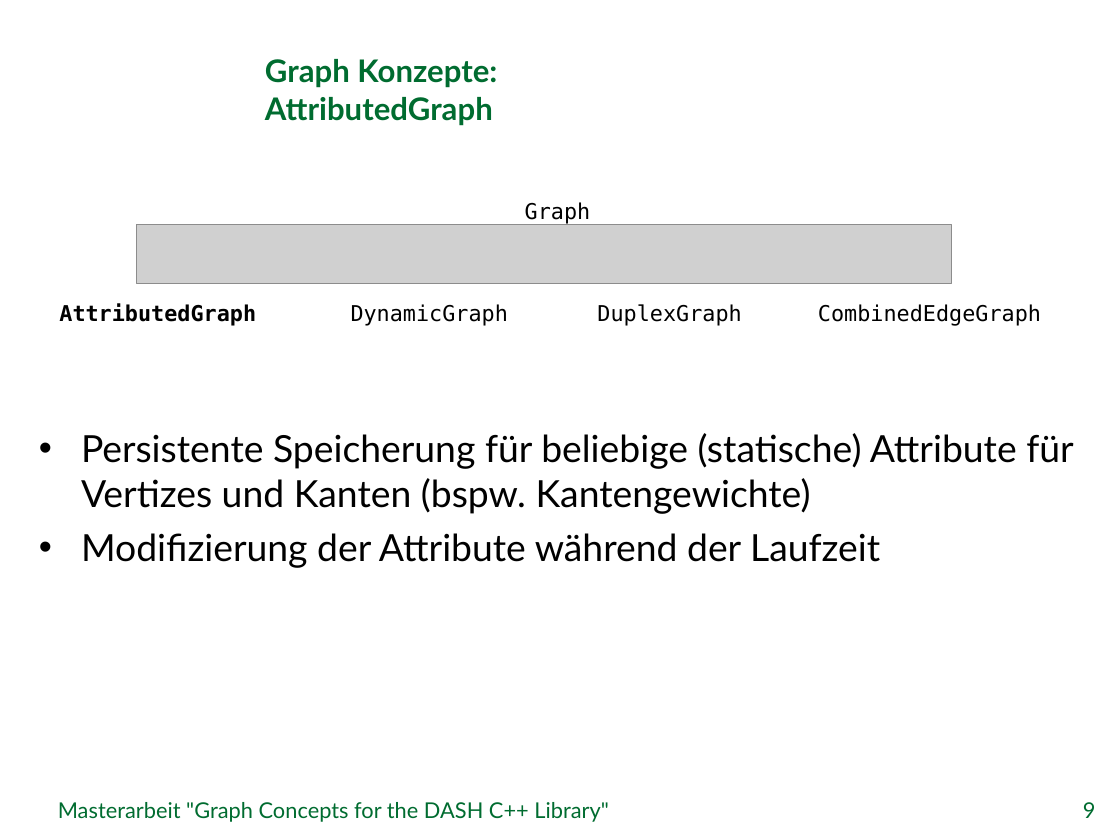
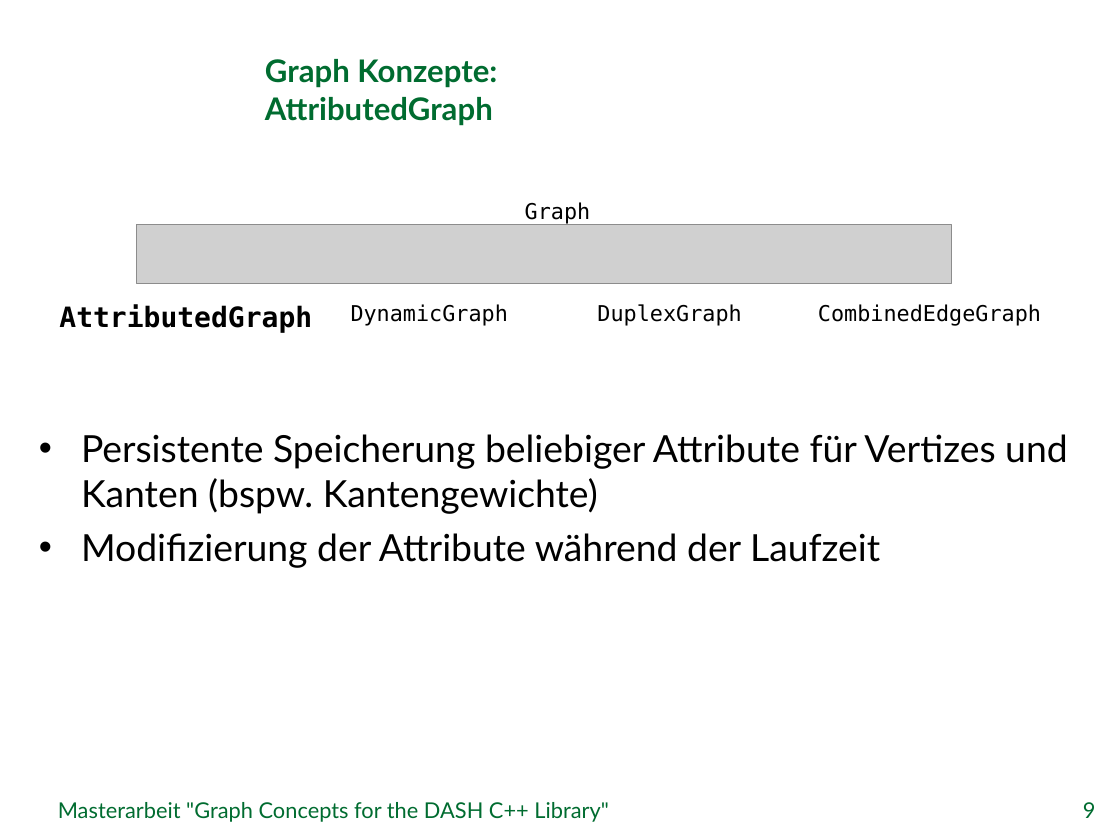
Before and after one commit to stiefn/dyn-data-structures-thesis, a slide deck: slide 9 of Folien/Abschlusssvortrag_Stefan_Effenberger.pptx. Drawn at 1120x840 pixels with LibreOffice and Linux fonts; fonts in the diff are those of the drawing; grey boxes stand for pictures; background and template pictures are left out. Boxes give left, top, right and bottom in pixels: in the first picture for what was removed or moved away, otherwise in the second. Text is boxed around its words. In the diff, an @@ line names an element or a change of style, - is before the commit and + after.

```diff
--- a/Folien/Abschlusssvortrag_Stefan_Effenberger.pptx
+++ b/Folien/Abschlusssvortrag_Stefan_Effenberger.pptx
@@ text "AttributedGraph" at (x1=59, y1=305, x2=312, y2=333): size 14 to 18 pt @@
@@ text at (x1=81, y1=434, x2=1068, y2=514): text changed @@
-• Persistente Speicherung für beliebige (statische) Attribute für Vertizes und Kanten (bspw. Kantengewichte)
+• Persistente Speicherung beliebiger Attribute für Vertizes und Kanten (bspw. Kantengewichte)
```
Also in this commit, not shown: 8 other slides changed, 2 slides added, 2 slides removed, 1 other file.
